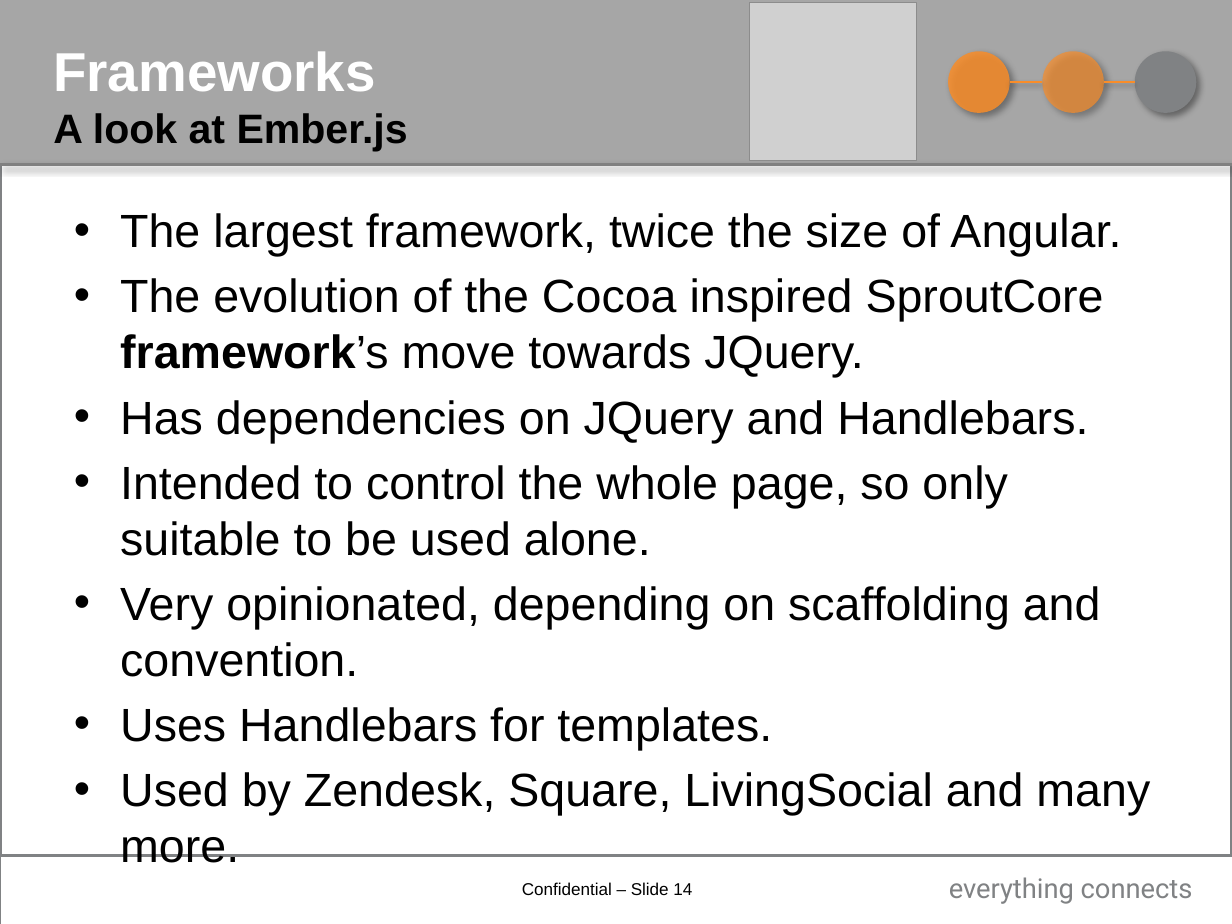
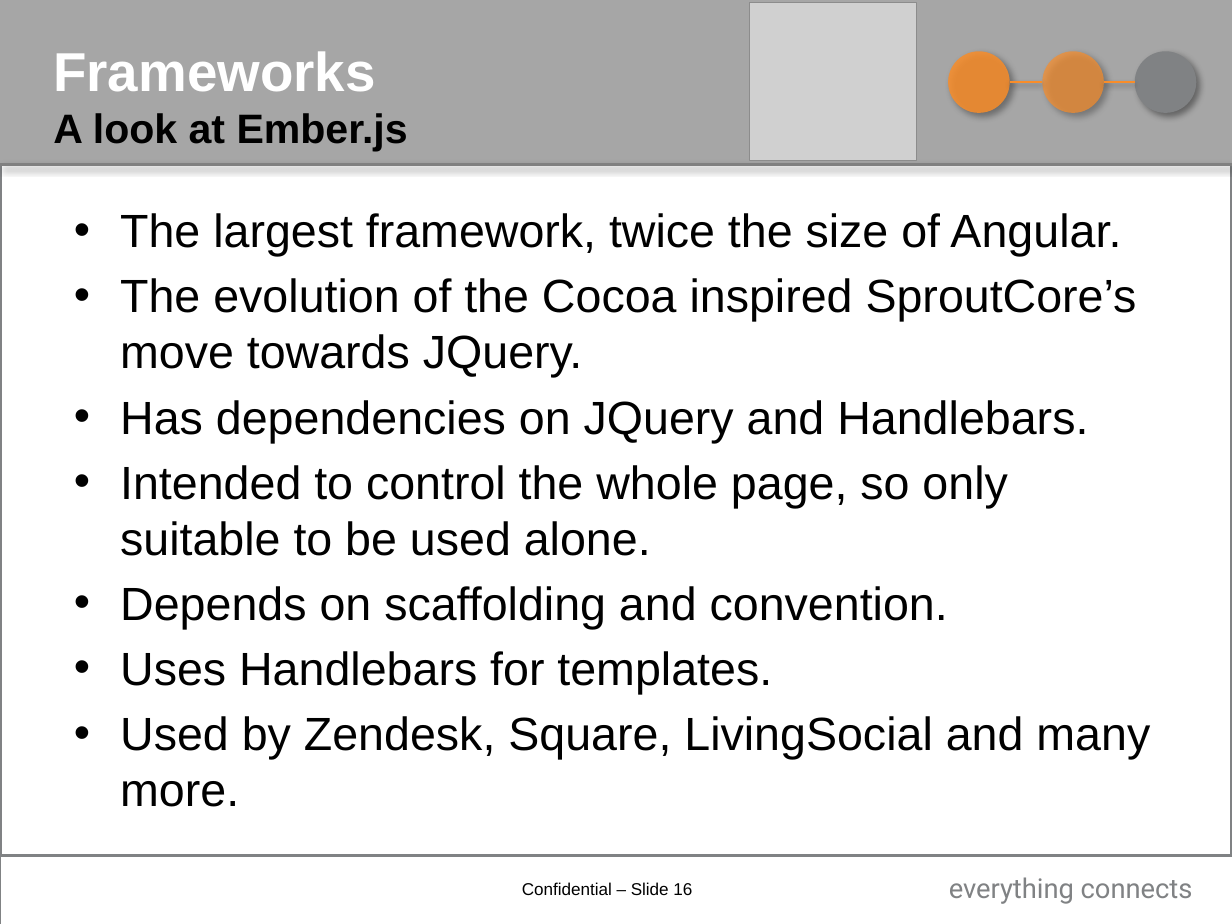
Before and after one commit to NVISIA/BBWorkshop-Ember, a slide deck: slide 16 of presentation/SPA_workshop.pptx (slide 14 before the commit). Drawn at 1232x924 pixels with LibreOffice and Linux fonts; fonts in the diff are those of the drawing; grey boxes stand for pictures; background and template pictures are left out. Boxes give left, top, right and bottom in pixels: in the first picture for what was removed or moved away, otherwise in the second. Text is boxed around its words. In the diff, an @@ line names an element or a change of style, - is before the commit and + after.

```diff
--- a/presentation/SPA_workshop.pptx
+++ b/presentation/SPA_workshop.pptx
@@ text at (x1=120, y1=278, x2=1137, y2=378): text changed @@
-• The evolution of the Cocoa inspired SproutCore framework’s move towards JQuery.
+• The evolution of the Cocoa inspired SproutCore’s move towards JQuery.
@@ text at (x1=120, y1=586, x2=948, y2=629): text changed @@
-• Very opinionated, depending on scaffolding and convention.
+• Depends on scaffolding and convention.
@@ page number at (x1=522, y1=882, x2=692, y2=895): text changed @@
-Confidential – Slide 14
+Confidential – Slide 16
```
Also in this commit, not shown: 5 other slides changed, 2 slides added, 2 other files.
